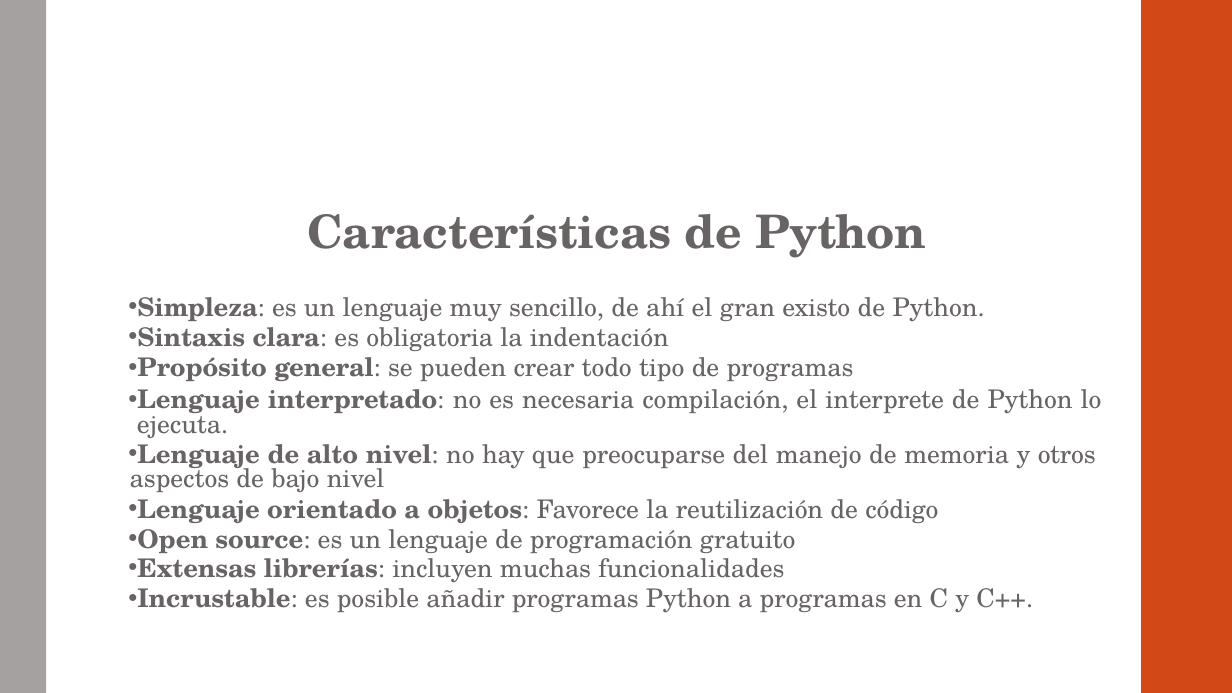
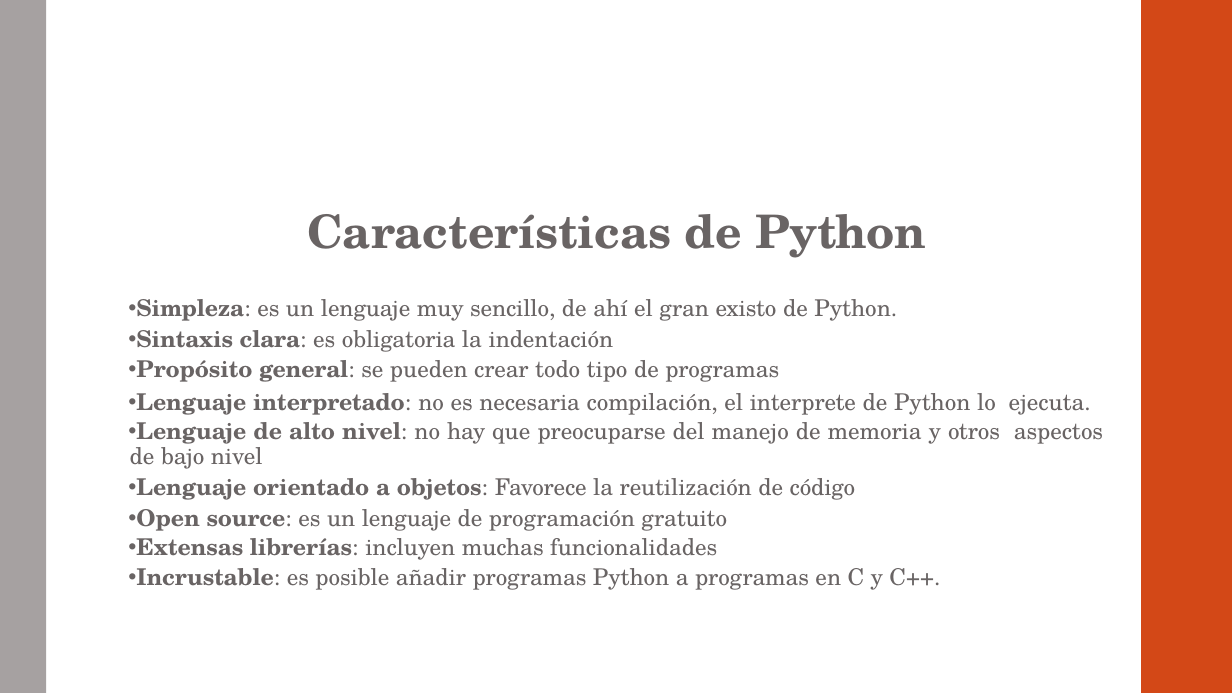
Before and after one commit to otrocarlosmartinez/AF-PYTHON, a slide deck: slide 5 of PRESENTACIÓN.pptx. Drawn at 1232x693 pixels with LibreOffice and Linux fonts; fonts in the diff are those of the drawing. Boxes give left, top, right and bottom in pixels: in the first picture for what was removed or moved away, otherwise in the second. Text is boxed around its words. In the diff, an @@ line names an element or a change of style, - is before the commit and + after.

```diff
--- a/PRESENTACIÓN.pptx
+++ b/PRESENTACIÓN.pptx
@@ text "Simpleza: es un lenguaje muy ..." at bbox=[130, 299, 1103, 590]: size 20 to 18 pt; line spacing 0.8 to 0.9 @@
```
Also in this commit, not shown: 22 other slides changed, 4 slides added, 1 slide removed, 3 other files.
